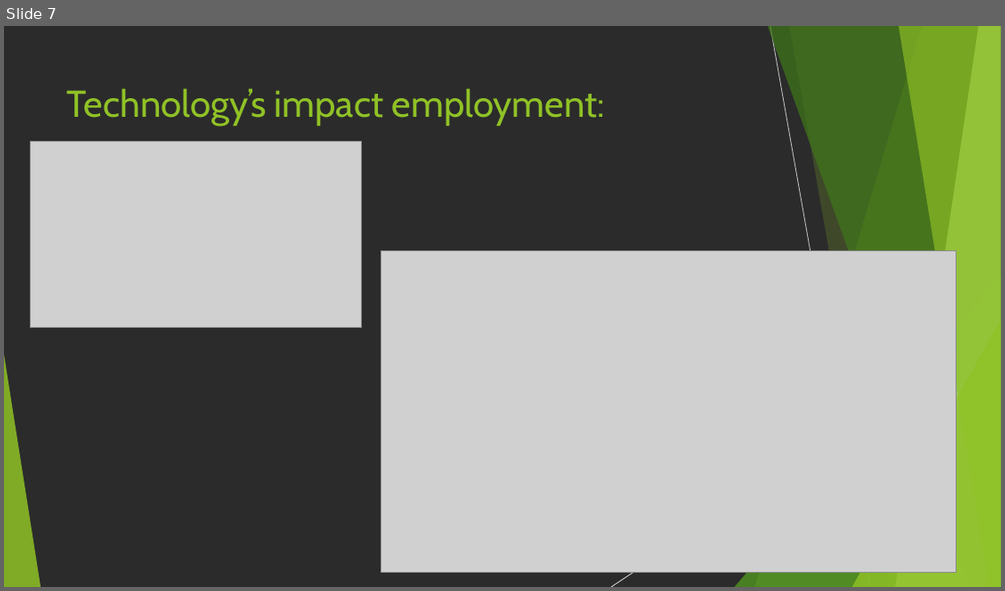
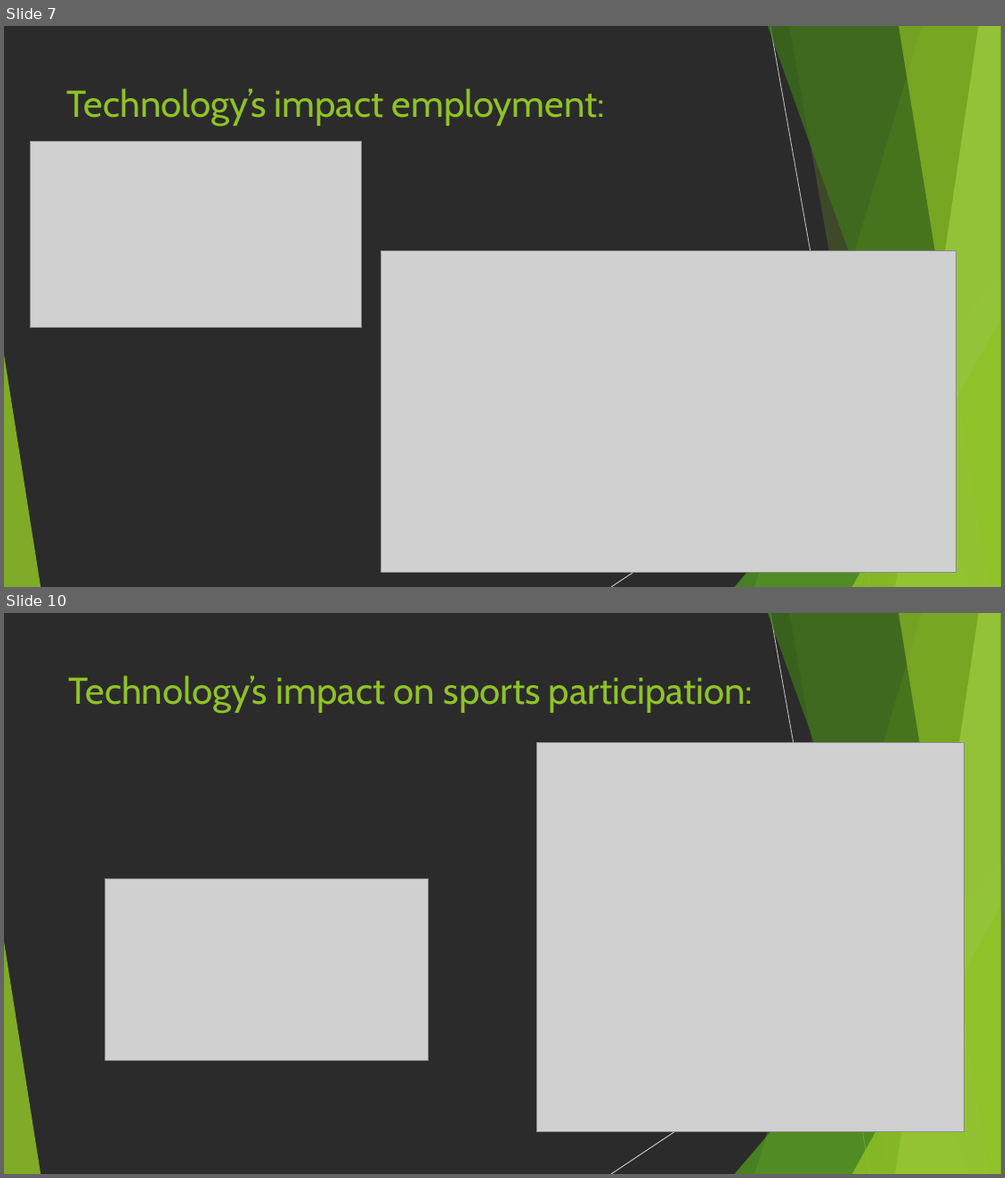
Before and after one commit to gpasley/uncc-group4-project1, a slide deck: The Technology that Changed the World.pptx. Shown one above the other, each under a label of ours: slide 7 before the commit, slides 7 and 10 after it; the slides between them are not shown. The pictures are 1005x591 and 1005x1178 pixels, drawn with LibreOffice and Linux fonts; fonts in the diff are those of the drawing; grey boxes stand for pictures; background and template pictures are left out; a plain dark background stands for a picture behind light text. Boxes give left, top, right and bottom in pixels: in the first picture for what was removed or moved away, otherwise in the second. Text is boxed around its words. In the diff, an @@ line names an element or a change of style, - is before the commit and + after.

```diff
--- a/The Technology that Changed the World.pptx
+++ b/The Technology that Changed the World.pptx
@@ slide 10 added at (4, 613, 1001, 1174), background picture (left out); not listed: 10 template elements that a slide beside it also shows @@
@@ title added at (69, 675, 752, 713), 36 pt, text #90C226 @@
+Technology’s impact on sports participation:
@@ picture added at (536, 742, 964, 1132) @@
@@ picture added at (105, 878, 429, 1060) @@
```
Also in this commit, not shown: 1 slide changed, 1 other slide added.
